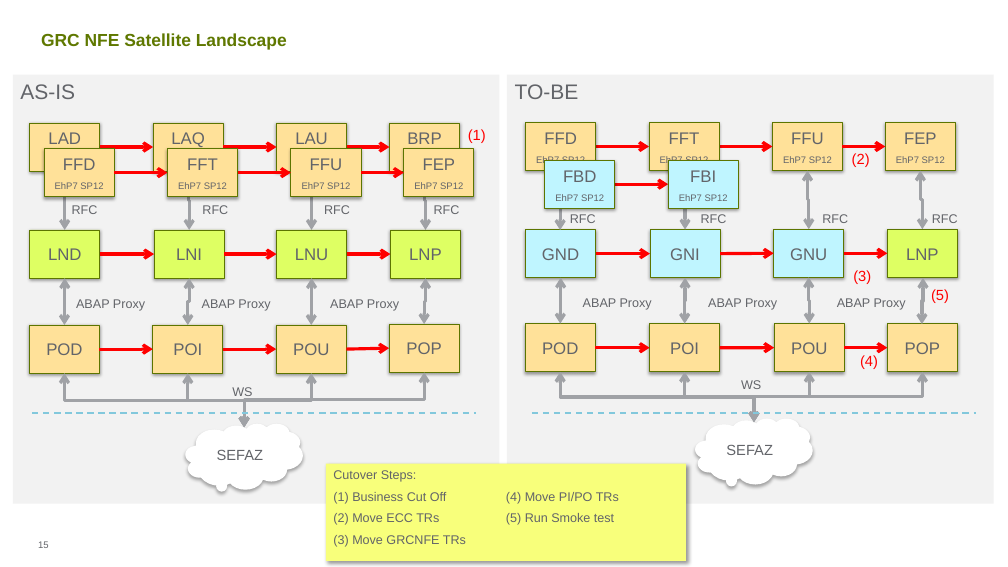
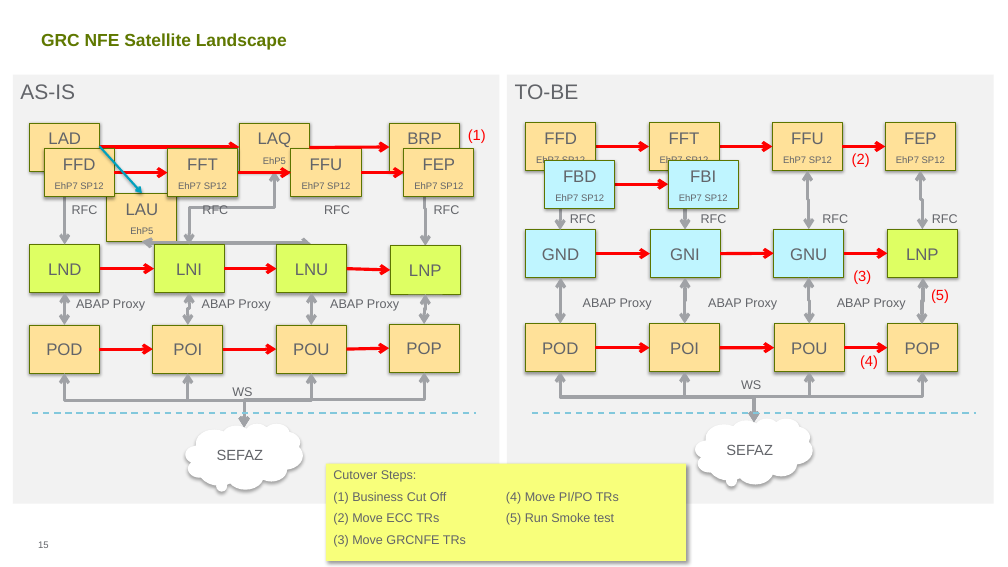
Before and after one commit to ldaher/syngenta-appmap, a slide deck: slide 15 of Satellite Status Report 20161107 vGC.PPTX. Drawn at 1008x567 pixels with LibreOffice and Linux fonts; fonts in the diff are those of the drawing; background and template pictures are left out. Boxes give left, top, right and bottom in pixels: in the first picture for what was removed or moved away, otherwise in the second. Text is boxed around its words. In the diff, an @@ line names an element or a change of style, - is before the commit and + after.

```diff
--- a/Satellite Status Report 20161107 vGC.PPTX
+++ b/Satellite Status Report 20161107 vGC.PPTX
@@ arrow moved from (100, 147) - (154, 147) to (100, 147) - (240, 147) @@
@@ arrow added from (100, 147) to (142, 193), #00A0BE 2 pt @@
@@ arrow removed from (223, 147) to (277, 147) @@
@@ rectangle "LAQ": place and size @@
-rectangle "LAQ" at (154, 123, 224, 172)
+rectangle "LAQ" at (240, 123, 310, 172)
@@ arrow moved from (347, 147) - (389, 147) to (309, 147) - (389, 147) @@
@@ elbow double arrow moved from (65, 171) - (65, 230) to (65, 171) - (65, 244) @@
@@ elbow double arrow moved from (188, 171) - (189, 230) to (274, 171) - (189, 244) @@
@@ elbow double arrow moved from (424, 171) - (426, 230) to (424, 171) - (426, 246) @@
@@ rectangle "LAU": place and size @@
-rectangle "LAU" at (277, 123, 347, 172)
+rectangle "LAU" at (107, 193, 177, 241)
@@ elbow double arrow moved from (312, 171) - (312, 230) to (142, 241) - (312, 244) @@
@@ 4 rectangles, 3 arrows: place and size @@
-4 rectangles, 3 arrows at (29, 230, 461, 278)
+4 rectangles, 3 arrows at (29, 244, 461, 294)
@@ elbow double arrow moved from (64, 325) - (65, 278) to (64, 325) - (65, 293) @@
@@ elbow double arrow moved from (188, 325) - (189, 278) to (188, 325) - (189, 293) @@
@@ elbow double arrow moved from (312, 325) - (312, 278) to (312, 325) - (312, 293) @@
@@ elbow double arrow moved from (424, 324) - (426, 278) to (424, 324) - (426, 294) @@
```
Also in this commit, not shown: 9 other slides changed, 1 other file.
